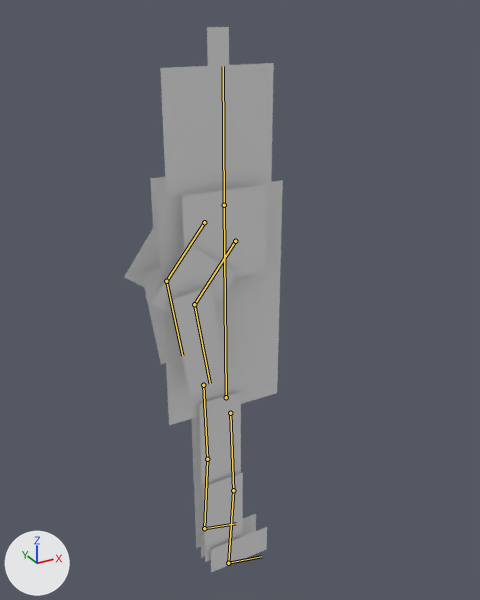
The Blender file data/resources/Blender models/knight_2d.blend, before and after one commit.
Rendered twice from a 50 mm lens placed at (-1.33, -2.56, 2.86), pointed at (0.16, 0.15, 1.5). The axes (+X, +Y, +Z) are drawn at lower left. The lights are the same throughout. The bones that bend it are drawn over the model as lines.
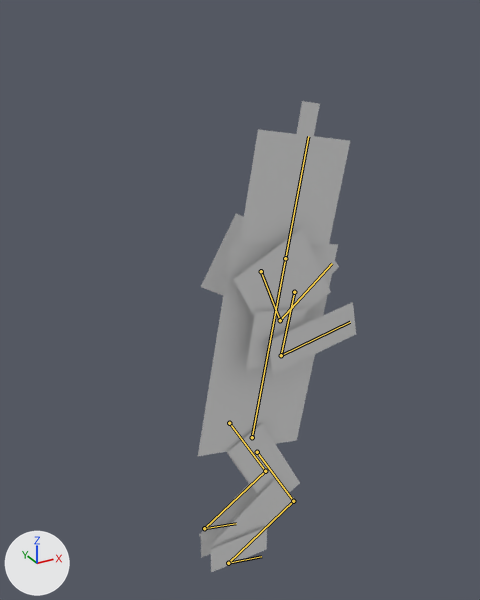
The newer file adds an action. The first version stands in its rest pose; the second is drawn at frame 30 of the action 'ArmatureAction.001'.

What differs and where, as boxes (x1, y1, x2, y2) in the pictures (480 x 600 px):
'Plane', posed (14% shorter)
    before: (124, 27, 283, 572)
    after: (198, 101, 356, 572)
bone 'Body', root to tip
    before: (226, 397) to (224, 205)
    after: (252, 437) to (285, 258)

The edits, one by one:
Bone 'Body' (bone_body) moves from (0.0, 0.0, 0.0) to (0.153, -0.295, 0.0).
Bone 'Body' (bone_body) turns from (0, 0, 0) to (0, 0, -10) degrees about its own x, y and z.
Bone 'Front Arm IK' (bone_front_arm_ik) moves from (0.0, 0.0, 0.0) to (0.0, -0.793, 0.131).
Bone 'Back Arm IK' (bone_back_arm_ik) moves from (0.0, 0.0, 0.0) to (0.0, -0.893, 0.326).
